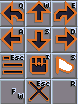
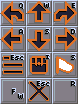
Before/after of a 78 × 104 layered artwork. What changed in the layer stack:
hid group "Down" (12 layers) over [0, 0, 78, 104]
